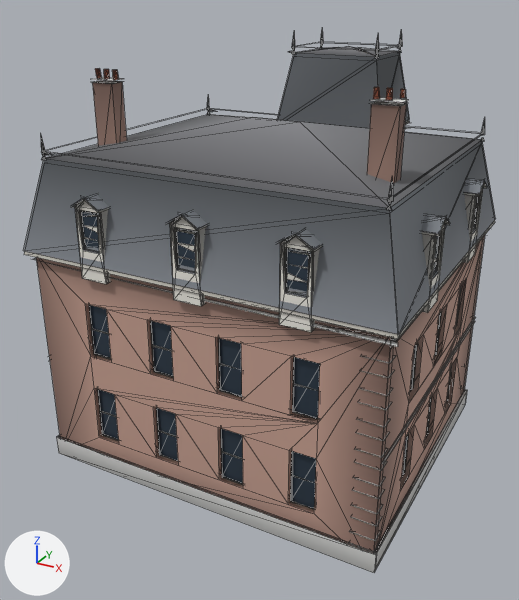
Renders of the glTF model game/assets/world/kits/street_fronts/second-empire-mansion_lod1.glb from each side of a commit.
Both versions are drawn from a 50 mm lens placed at (12.7, -30.1, 18.3), pointed at (-0.8, -5.6, 6.0). Lighting does not change. The marker at lower left points along +X, +Y and +Z. The first picture is the older version. Mesh edges are drawn as thin lines. Vertices at exactly the same position are counted once.

In view in the first picture: 'second-empire-mansion_lod1'.
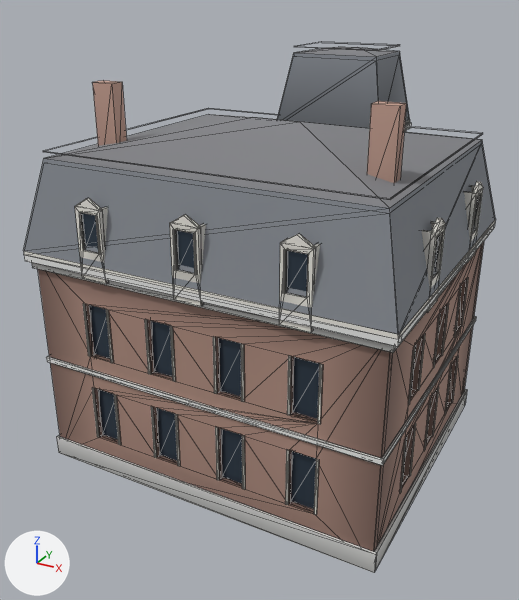
Location of each change, (x1, y1, x2, y2) in pixels of the pictures (519 x 600 px; the box of a moved part takes in the faces that stretch with it):
'second-empire-mansion_lod1', reshaped
    before: (23, 32, 496, 573)
    after: (23, 43, 496, 573)
part 1 of me_second_empire_mansion_lod1, deleted
    before: (41, 32, 487, 555)
part 2 of me_second_empire_mansion_lod1, moved or reshaped (mostly hidden)
    before: (44, 32, 483, 550)
    after: (24, 43, 496, 493)
part 3 of me_second_empire_mansion_lod1, moved or reshaped
    before: (41, 136, 393, 478)
    after: (75, 139, 474, 515)
part 4 of me_second_empire_mansion_lod1, recoloured
    both: (23, 47, 495, 552)

The change, as a list of edits to the scene's bpy script:
```text
Change me_second_empire_mansion_lod1:
    used by ob_second_empire_mansion_lod1; location = (0.0, 0.0, 0.0)
    remove me_second_empire_mansion_lod1.from_pydata(...)  # 3425 vertices, 2398 faces; spans x -7.4..7.4, y -12.1..4.0, z 0.0..16.5
    add me_second_empire_mansion_lod1.from_pydata(...)  # 2083 vertices, 2232 faces; spans x -7.3..7.3, y -12.1..3.2, z 0.0..15.8
    me_second_empire_mansion_lod1 part 1: 317 loose pieces with 1465 vertices, spanning x -7.4..7.4, y -12.1..4.0, z 0.0..16.5, are deleted
    me_second_empire_mansion_lod1 part 2: 42 vertices moved within x -7.2..7.2, y -11.8..2.9, z 3.2..15.8; 626 vertices removed from x -7.2..7.2, y -11.8..3.0, z 0.0..16.5; 772 vertices added at x -7.3..7.3, y -12.1..3.0, z 0.0..14.1
    me_second_empire_mansion_lod1 part 3: 16 vertices moved within x -4.4..6.5, y -12.0..-11.3, z 9.7..12.8; 233 vertices removed from x -6.6..6.6, y -12.0..-11.2, z 1.5..13.5; 201 vertices added at x -4.9..4.9, y -12.0..-10.6, z 1.5..11.2
    me_second_empire_mansion_lod1 part 4: 335 kept faces spanning x -7.3..7.3, y -12.1..3.0, z 0.0..15.8 get new vertex colours
    other edits to the shape of me_second_empire_mansion_lod1 do not show in these pictures
```
